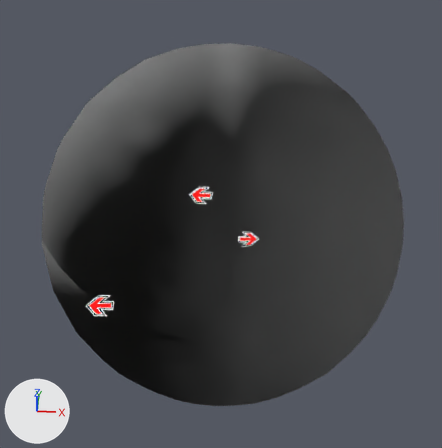
The Blender file src/scene6.blend: old version first, new version second.
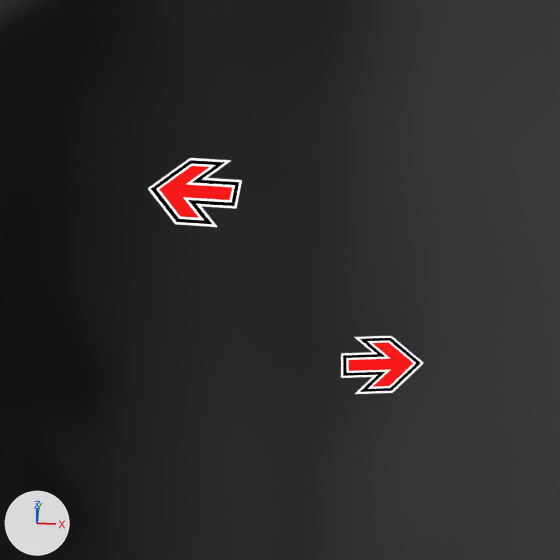
Each version appears first whole from a 50 mm camera at (1.18, -17.65, 15.84) aimed at (-0.05, 0.01, 0.0), and next in a close-up on the part from 34% to 66% of the width and 33% to 64% of the height. Arrows for +X, +Y and +Z are at lower left; the lights stay in place. Everything nearer to the camera than a plane just in front of the edit is cut away.

The older version as bpy lines, for what is in view:
```python
me_plane_001 = bpy.data.meshes.new('Plane.001')
me_plane_001.from_pydata(...)  # 4 vertices, 2 faces; spans x -1.0..1.0, y -1.0..1.0, z 0.0
me_plane_001.materials.append(mat_v3d_default_material)
me_plane_003 = bpy.data.meshes.new('Plane.003')
me_plane_003.from_pydata(...)  # 4 vertices, 2 faces; spans x -1.0..1.0, y -1.0..1.0, z 0.0
me_plane_003.materials.append(mat_v3d_default_material)
me_sphere_001 = bpy.data.meshes.new('Sphere.001')
me_sphere_001.from_pydata(...)  # 559 vertices, 960 faces; spans x -1.0..1.0, y -1.0..1.0, z -1.0..1.0
me_sphere_001.materials.append(mat_material_001)  # its picture is missing
ob_scene1 = bpy.data.objects.new('scene1', me_plane_001)
ob_scene1.location = (-1.41, 5.49, -3.1)
ob_scene1.rotation_euler = (-0.139, 0.0384, 3.067)  # degrees (-8, 2.2, 176)
ob_scene1.scale = (0.722, 0.722, 0.415)
ob_scene2 = bpy.data.objects.new('scene2', me_plane_003)
ob_scene2.location = (1.0, 2.54, -3.1)
ob_scene2.rotation_euler = (0.0251, -0.0659, 0.0476)  # degrees (1.4, -3.8, 2.7)
ob_scene2.scale = (0.592, 0.592, 0.341)
ob_sphere = bpy.data.objects.new('Sphere', me_sphere_001)
ob_sphere.location = (0.02, 0.0, -0.01)
ob_sphere.scale = (7.5, 7.5, 7.5)
```
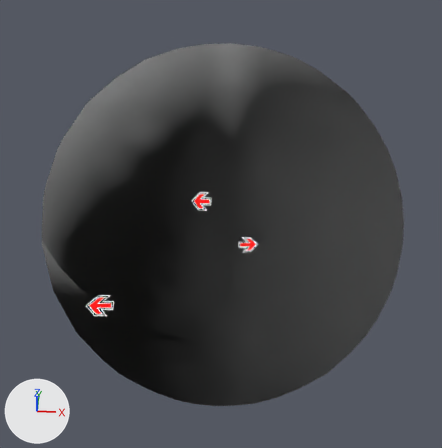
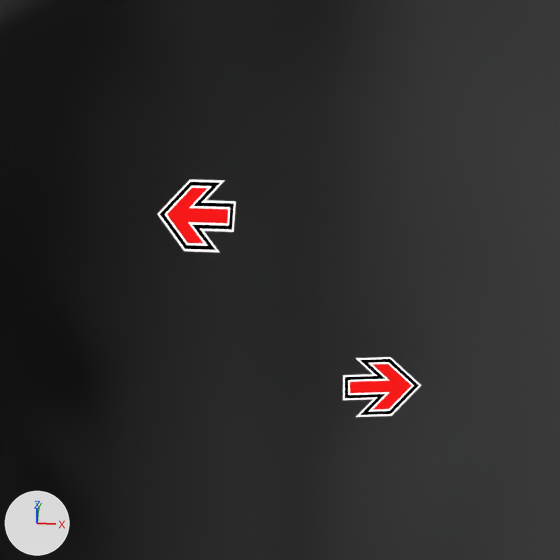
Where the change shows, as pixel boxes (x1, y1, x2, y2) in the close-ups (560 x 560 px):
```json
{"object": "scene1", "change": "moved, turned, rescaled", "before": [148, 158, 242, 227], "after": [157, 179, 236, 252]}
{"object": "scene2", "change": "moved, turned", "before": [341, 336, 423, 394], "after": [343, 357, 421, 417]}
```

Edits to the scene script, one JSON object a line:
```json
{"op": "set", "path": "ob_scene1.location", "old": "(-1.41, 5.49, -3.1)", "new": "(-1.41, 5.69, -3.65)"}
{"op": "set", "path": "ob_scene1.rotation_euler", "old": "(-0.139, 0.0384, 3.067)", "new": "(-0.316, 0.00349, -3.124)", "note": "degrees (-8, 2.2, 176) -> degrees (-18, 0.2, -179)"}
{"op": "set", "path": "ob_scene1.scale", "old": "(0.722, 0.722, 0.415)", "new": "(0.614, 0.684, 0.347)"}
{"op": "set", "path": "ob_scene2.location", "old": "(1.0, 2.54, -3.1)", "new": "(1.0, 3.46, -4.33)"}
{"op": "set", "path": "ob_scene2.rotation_euler", "old": "(0.0251, -0.0659, 0.0476)", "new": "(0.108, -0.0696, 0.042)", "note": "degrees (1.4, -3.8, 2.7) -> degrees (6.2, -4, 2.4)"}
```
